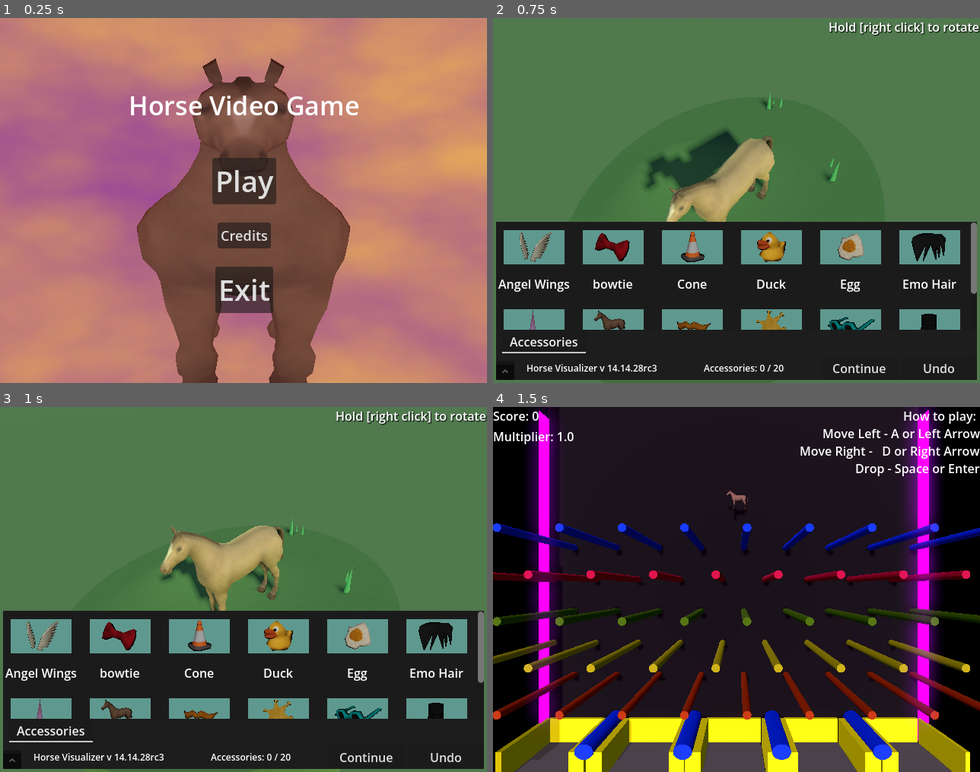
Above: before the commit, frames 1-4 (two rows, left to right).
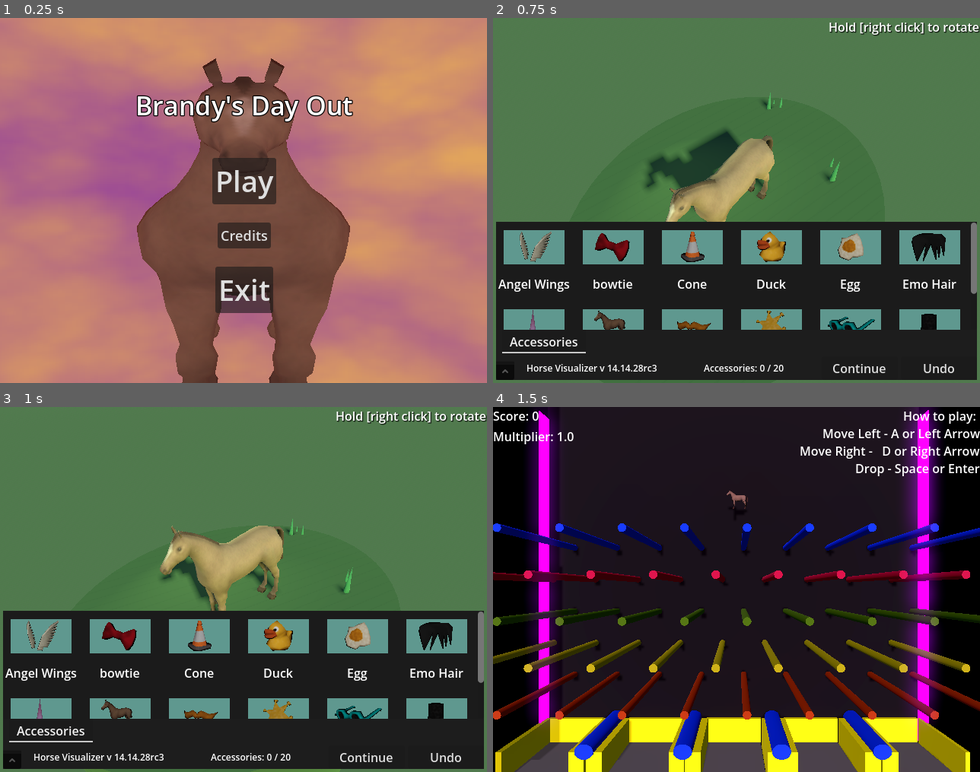
Above: after the commit, the same moments.

Repository: lukewhitingdev/gamejam-Bradys-Day-Out
Game: Godot game, scene res://Maps/MainMenuMap.tscn
Two runs of this game, one before a commit and one after it. Both use one fixed random seed, a clock stepped at 60 frames per second and the inputs below. The engine's default icon, where the game draws it, is replaced by a stand-in: a white triangle on a blue panel in a dark square.
Inputs:
- Up to frame 1 (0.25 s): no input
- Up to frame 2 (0.75 s): click "Play" at 0.5 s
- Up to frame 3 (1 s): no input
- Up to frame 4 (1.5 s): click "Continue" at 1.25 s

The runs differ from the first frame. In frame 1, 1.7% of the frame differs, in the area x 26-74%, y 20-29%; in frame 2, nothing differs; in frame 3, nothing differs; in frame 4, nothing differs.

Commit message:
Update game title

Diff:
--- a/app/chopchop/UI/MainMenuCanvas.tscn
+++ b/app/chopchop/UI/MainMenuCanvas.tscn
@@ -25,8 +25,12 @@
 
 [node name="RichTextLabel" type="RichTextLabel" parent="VBoxContainer" unique_id=755488655]
 layout_mode = 2
+theme_override_colors/font_outline_color = Color(0, 0, 0, 1)
+theme_override_constants/shadow_outline_size = 1
+theme_override_constants/outline_size = 5
 theme_override_font_sizes/normal_font_size = 34
-text = "Horse Video Game"
+bbcode_enabled = true
+text = "Brandy's Day Out"
 fit_content = true
 horizontal_alignment = 1
 
